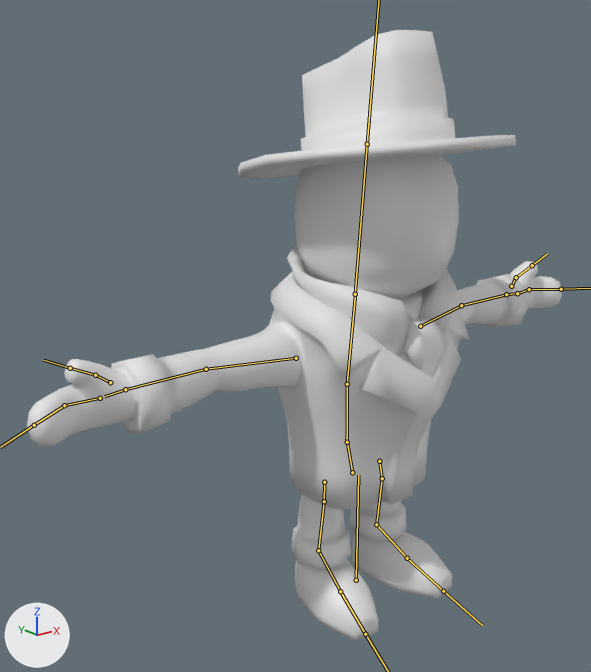
One commit to the FBX model Assets/_/Content/Meshes/mesh_Character.fbx: the scene before it, then after it.
Both versions are drawn from a camera (50 mm lens) standing at (-1.91, -2.01, 1.86) and looking at (-0.2, 0.13, 1.0). Every picture has the same lights, and +X, +Y and +Z are marked at lower left. The bones that bend it are drawn over the model as lines.

Names of what the first picture shows: 'Character'.
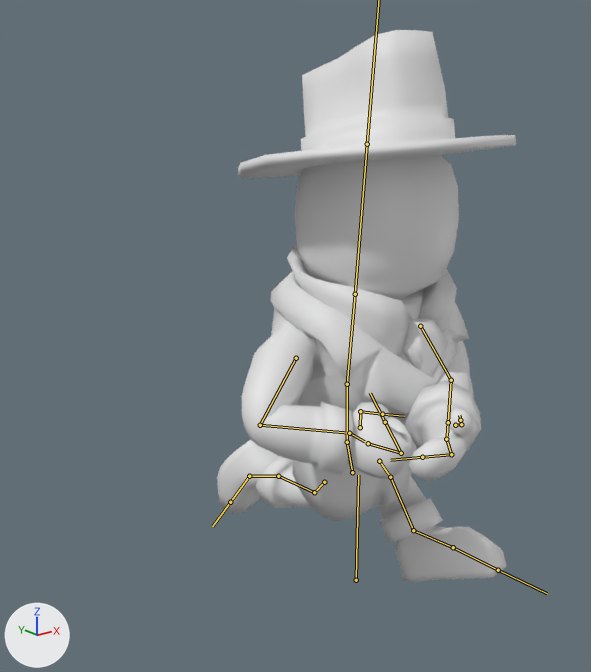
The newer file adds an action. The first version stands in its rest pose; the second is drawn at frame 1 of the action 'mesh_Character|anim_ShotgunFire'.

Pixel boxes (x1, y1, x2, y2) of what changed, in the pictures (591 x 672 px):
'Character', posed (44% narrower, 10% shorter): before (27, 30, 562, 641); after (217, 30, 516, 582)
bone 'b_LegA.L', root to tip: before (379, 461) to (382, 478); after (379, 461) to (390, 477)
bone 'b_FootA.L', root to tip: before (376, 524) to (407, 558); after (413, 530) to (453, 547)
bone 'b_FootB.L', root to tip: before (407, 558) to (443, 591); after (453, 547) to (498, 570)
bone 'b_LegA.R', root to tip: before (324, 482) to (324, 501); after (324, 482) to (314, 492)
bone 'b_LegB.R', root to tip: before (324, 501) to (318, 550); after (314, 492) to (278, 476)
bone 'b_FootA.R', root to tip: before (318, 550) to (340, 591); after (278, 476) to (249, 476)
bone 'b_FootB.R', root to tip: before (340, 591) to (365, 634); after (249, 476) to (230, 502)
bone 'b_ArmA.L', root to tip: before (420, 326) to (461, 305); after (420, 326) to (451, 380)
bone 'b_ArmB.L', root to tip: before (461, 305) to (506, 294); after (451, 380) to (448, 422)
bone 'b_Hand.L', root to tip: before (506, 294) to (515, 293); after (448, 422) to (447, 436)
bone 'b_FingersA.L', root to tip: before (517, 293) to (529, 289); after (446, 439) to (451, 454)
bone 'b_FingersB.L', root to tip: before (529, 289) to (561, 289); after (451, 454) to (422, 457)
bone 'b_ThumbA.L.001', root to tip: before (511, 286) to (516, 277); after (455, 425) to (461, 424)
bone 'b_ArmA.R', root to tip: before (296, 358) to (206, 369); after (296, 358) to (260, 425)
bone 'b_ArmB.R', root to tip: before (206, 369) to (125, 389); after (260, 425) to (349, 433)
bone 'b_Hand.R', root to tip: before (125, 389) to (104, 396); after (349, 433) to (364, 441)
bone 'b_FingersA.R', root to tip: before (100, 398) to (64, 405); after (368, 443) to (401, 453)
bone 'b_FingersB.R', root to tip: before (64, 405) to (34, 425); after (401, 453) to (385, 422)
bone 'b_ThumbA.R.001', root to tip: before (110, 382) to (95, 375); after (360, 427) to (360, 411)
bone 'b_ThumbB.R', root to tip: before (95, 375) to (70, 368); after (360, 411) to (382, 414)

What the commit changed:
Bone 'b_LegA.L' (bone_b_lega_l) turns from (0, 0, 0) to (42, -4, -1) degrees about its own x, y and z.
Bone 'b_FootA.L' (bone_b_foota_l) turns from (0, 0, 0) to (-11, 1, -1) degrees about its own x, y and z.
Bone 'b_FootB.L' (bone_b_footb_l) turns from (0, 0, 0) to (-12, 2, 0) degrees about its own x, y and z.
Bone 'b_LegA.R' (bone_b_lega_r) turns from (0, 0, 0) to (-45, -4, 2) degrees about its own x, y and z.
Bone 'b_LegB.R' (bone_b_legb_r) turns from (0, 0, 0) to (-33, -1, 0) degrees about its own x, y and z.
Bone 'b_FootA.R' (bone_b_foota_r) turns from (0, 0, 0) to (-51, -5, 4) degrees about its own x, y and z.
Bone 'b_FootB.R' (bone_b_footb_r) turns from (0, 0, 0) to (28, 4, 1) degrees about its own x, y and z.
Bone 'b_ArmA.L' (bone_b_arma_l) turns from (0, 0, 0) to (122, 29, -9) degrees about its own x, y and z.
Bone 'b_ArmB.L' (bone_b_armb_l) turns from (0, 0, 0) to (15, -17, -2) degrees about its own x, y and z.
Bone 'b_Hand.L' (bone_b_hand_l) turns from (0, 0, 0) to (-3, 12, 0) degrees about its own x, y and z.
Bone 'b_FingersA.L' (bone_b_fingersa_l) turns from (0, 0, 0) to (6, -20, 11) degrees about its own x, y and z.
Bone 'b_FingersB.L' (bone_b_fingersb_l) turns from (0, 0, 0) to (2, 8, -21) degrees about its own x, y and z.
Bone 'b_ThumbA.L.001' (bone_b_thumba_l_001) turns from (0, 0, 0) to (13, -10, 1) degrees about its own x, y and z.
Bone 'b_ArmA.R' (bone_b_arma_r) turns from (0, 0, 0) to (105, -51, -77) degrees about its own x, y and z.
Bone 'b_ArmB.R' (bone_b_armb_r) turns from (0, 0, 0) to (54, 48, -67) degrees about its own x, y and z.
Bone 'b_Hand.R' (bone_b_hand_r) turns from (0, 0, 0) to (-56, -9, 4) degrees about its own x, y and z.
Bone 'b_FingersA.R' (bone_b_fingersa_r) turns from (0, 0, 0) to (38, 8, 4) degrees about its own x, y and z.
Bone 'b_FingersB.R' (bone_b_fingersb_r) turns from (0, 0, 0) to (85, 19, 4) degrees about its own x, y and z.
Bone 'b_ThumbA.R.001' (bone_b_thumba_r_001) turns from (0, 0, 0) to (19, 39, -71) degrees about its own x, y and z.
Bone 'b_ThumbB.R' (bone_b_thumbb_r) turns from (0, 0, 0) to (41, -11, 42) degrees about its own x, y and z.
